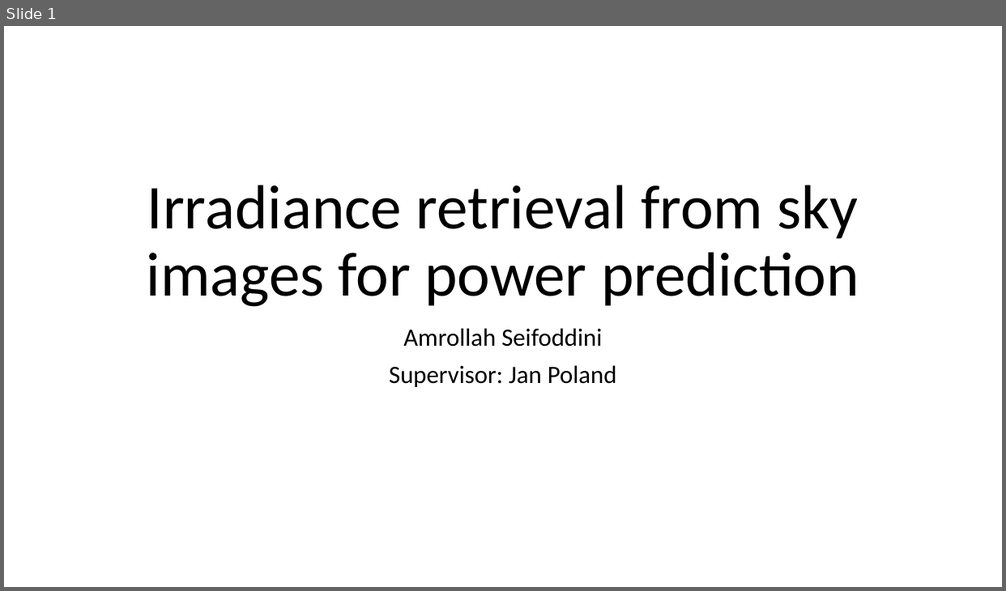
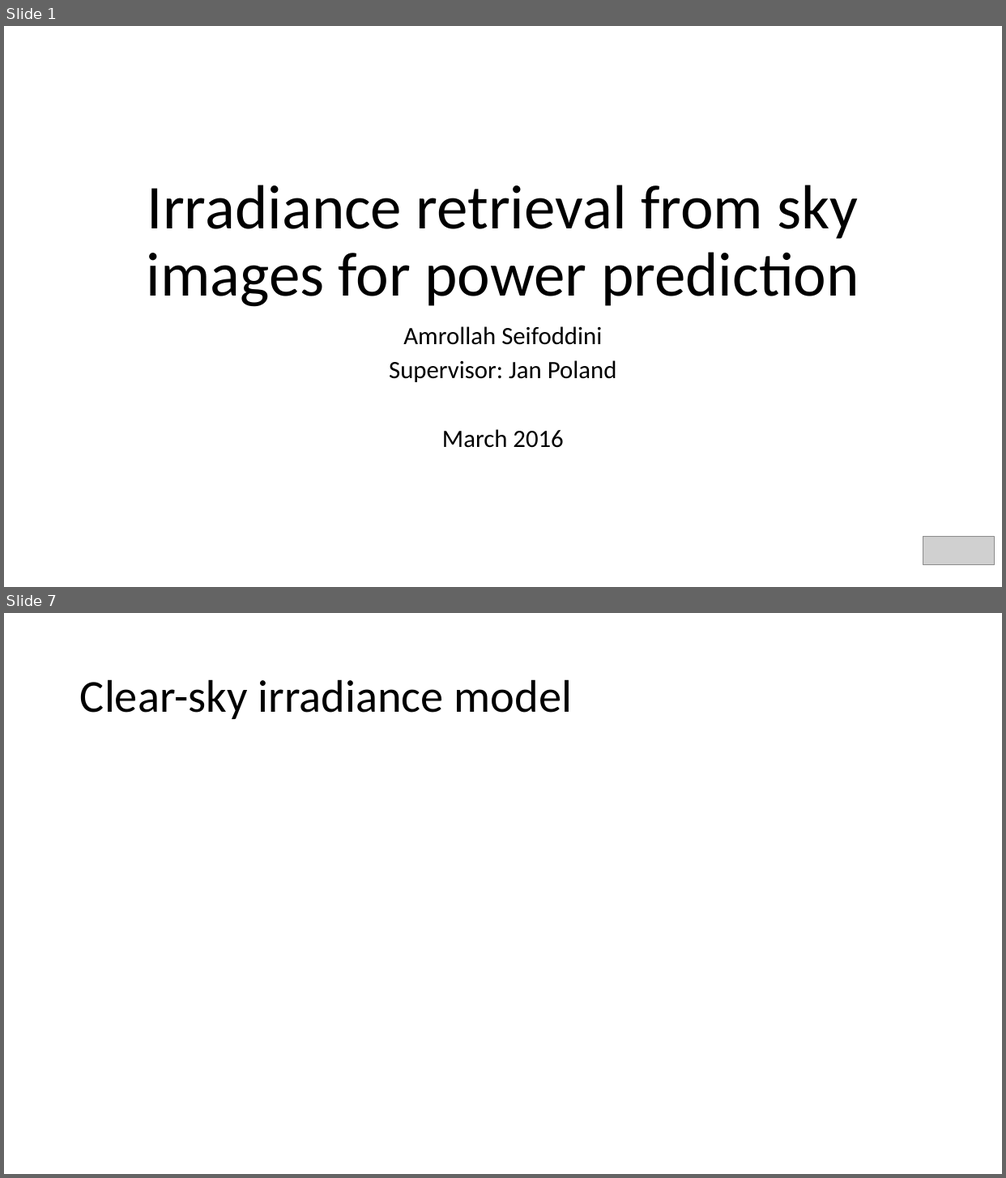
Before and after one commit to amrollah/ms_proj, a slide deck: docs/Amri_presentation.pptx. Shown one above the other, each under a label of ours: slide 1 before the commit, slides 1 and 7 after it; the slides between them are not shown. The pictures are 1006x591 and 1006x1178 pixels, drawn with LibreOffice and Linux fonts; fonts in the diff are those of the drawing; grey boxes stand for pictures. Boxes give left, top, right and bottom in pixels: in the first picture for what was removed or moved away, otherwise in the second. Text is boxed around its words. In the diff, an @@ line names an element or a change of style, - is before the commit and + after.

```diff
--- a/docs/Amri_presentation.pptx
+++ b/docs/Amri_presentation.pptx
@@ slide 7 added at <box>4,613,1002,1174</box>, background #FFFFFF @@
@@ title added at <box>80,679,572,719</box>, 44 pt, text #000000 @@
+Clear-sky irradiance model
@@ slide 1 changed as well @@
@@ subtitle at <box>389,327,617,382</box>: line spacing 0.9 to 0.8 @@
@@ subtitle at <box>442,429,563,448</box>: paragraph added @@
+March 2016
@@ picture added at <box>923,536,995,565</box> @@
```
Also in this commit, not shown: 11 other slides added, 6 other files.
